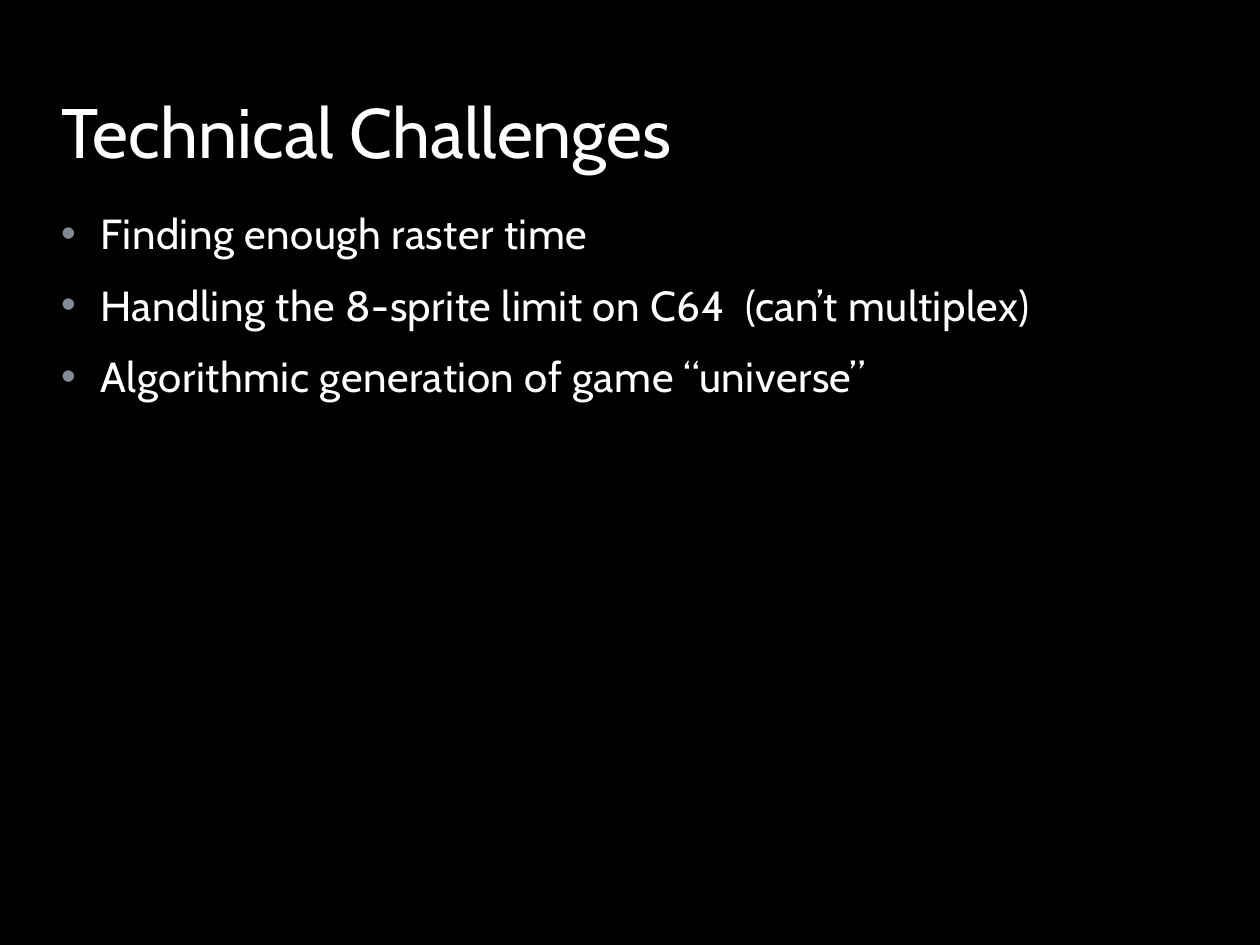
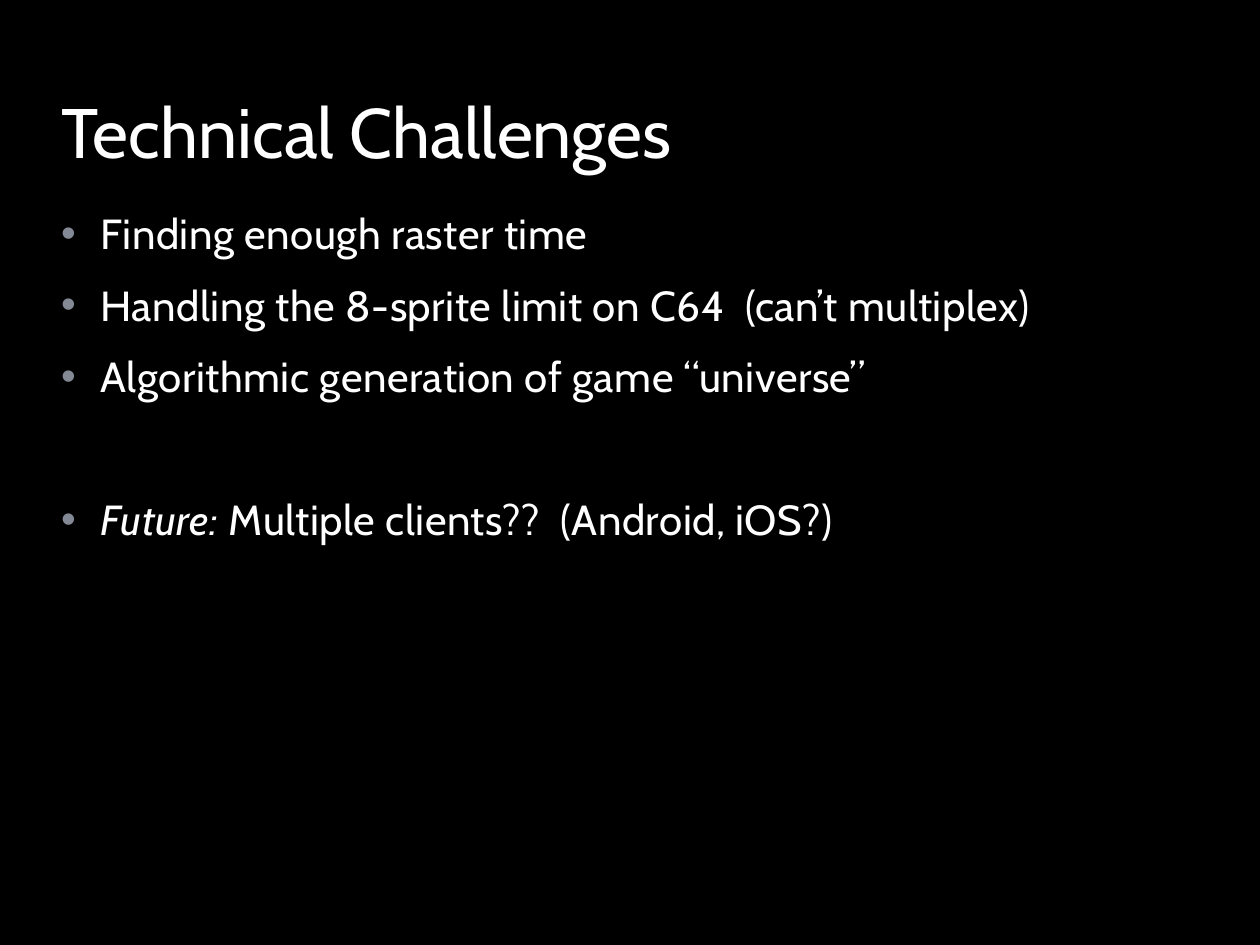
Before and after one commit to LeifBloomquist/Vortex, a slide deck: slide 10 of Docs/Vortex ECCC 2013.pptx. Drawn at 1260x945 pixels with LibreOffice and Linux fonts; fonts in the diff are those of the drawing; background and template pictures are left out. Boxes give left, top, right and bottom in pixels: in the first picture for what was removed or moved away, otherwise in the second. Text is boxed around its words. In the diff, an @@ line names an element or a change of style, - is before the commit and + after.

```diff
--- a/Docs/Vortex ECCC 2013.pptx
+++ b/Docs/Vortex ECCC 2013.pptx
@@ text at bbox=[101, 503, 833, 545]: paragraph added @@
+• Future: Multiple clients?? (Android, iOS?)
```
Also in this commit, not shown: 1 other slide changed, 23 other files.
